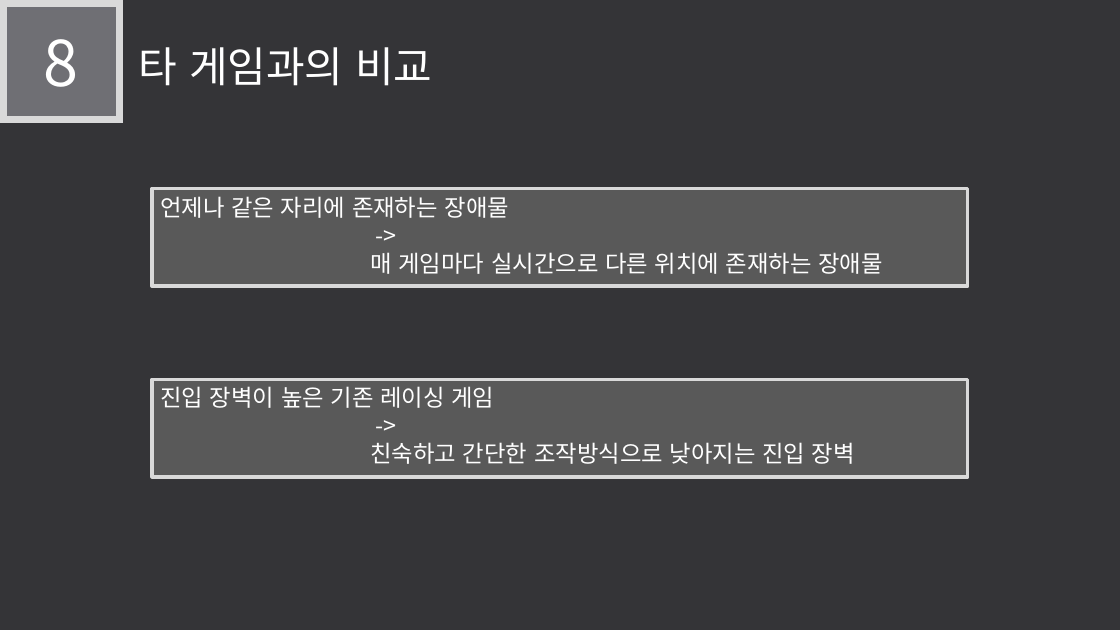
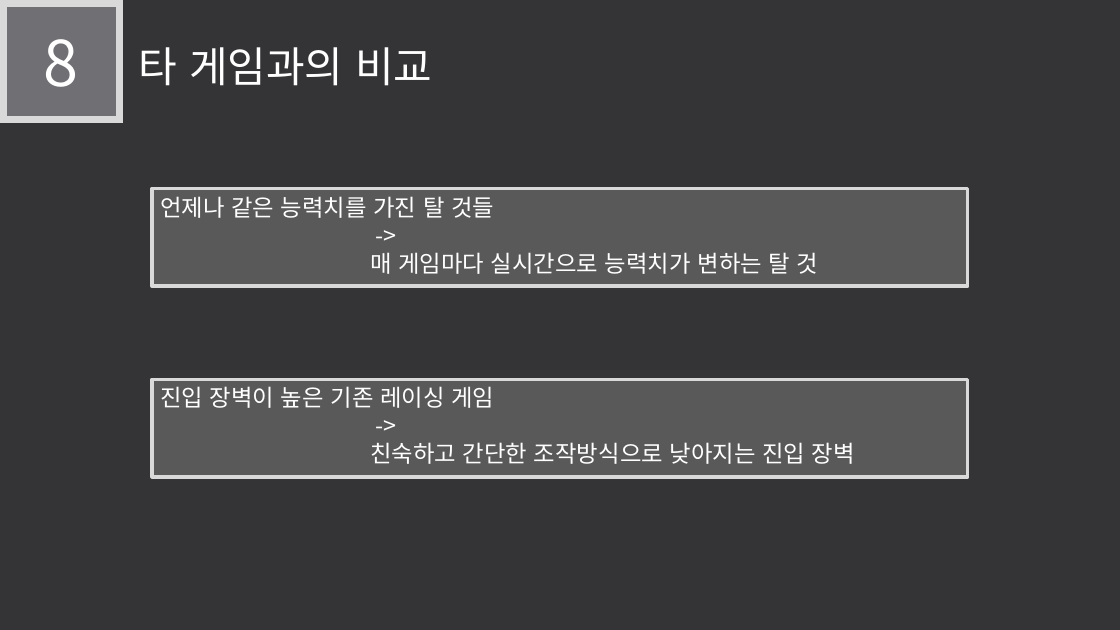
Before and after one commit to LEGO0937/Our_Project, a slide deck: slide 14 of 기획단계/졸작 제안서_α.pptx. Drawn at 1120x630 pixels with LibreOffice and Linux fonts; fonts in the diff are those of the drawing. Boxes give left, top, right and bottom in pixels: in the first picture for what was removed or moved away, otherwise in the second. Text is boxed around its words. In the diff, an @@ line names an element or a change of style, - is before the commit and + after.

```diff
--- a/기획단계/졸작 제안서_α.pptx
+++ b/기획단계/졸작 제안서_α.pptx
@@ text in rectangle at bbox=[160, 196, 494, 218]: text changed @@
-언제나 같은 자리에 존재하는 장애물
+언제나 같은 능력치를 가진 탈 것들
@@ text in rectangle at bbox=[370, 252, 818, 274]: text changed @@
-매 게임마다 실시간으로 다른 위치에 존재하는 장애물
+매 게임마다 실시간으로 능력치가 변하는 탈 것
```
Also in this commit, not shown: 11 other slides changed, 1 slide added, 1 slide removed.
